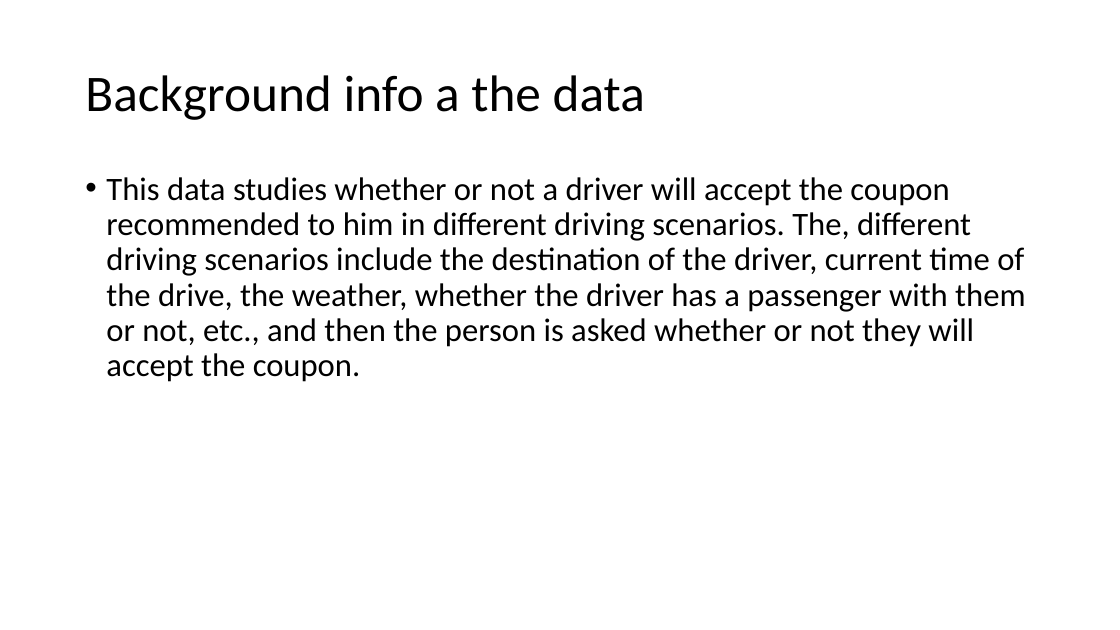
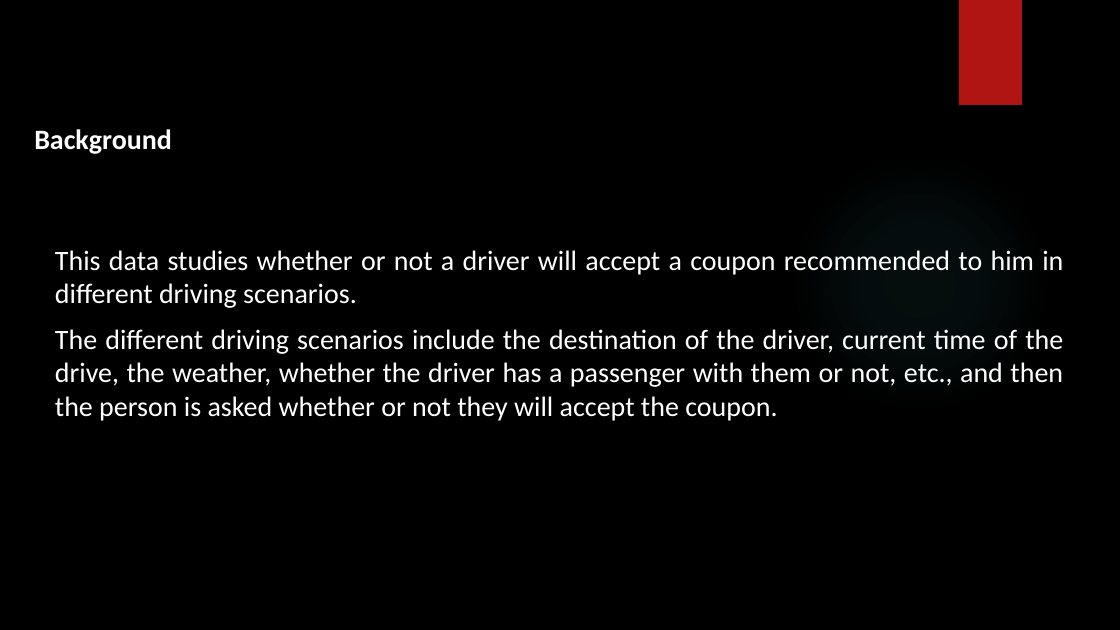
Before and after one commit to Oruka01/Coupon-recommendation-predictions, a slide deck: slide 1 of Presentation/Presentation slide.pptx (slide 4 before the commit). Drawn at 1120x630 pixels with LibreOffice and Linux fonts; fonts in the diff are those of the drawing; background and template pictures are left out. Boxes give left, top, right and bottom in pixels: in the first picture for what was removed or moved away, otherwise in the second. Text is boxed around its words. In the diff, an @@ line names an element or a change of style, - is before the commit and + after.

```diff
--- a/Presentation/Presentation slide.pptx
+++ b/Presentation/Presentation slide.pptx
@@ background #FFFFFF to picture (left out) @@
@@ rectangle added at [959, 0, 1022, 105], fill #B01513 @@
@@ title removed at [85, 75, 645, 120] @@
-Background info a the data
@@ text added at [34, 129, 172, 154], 24 pt, text #FFFFFF, bold @@
+Background
@@ text "This data studies whether or ..." at [55, 250, 1063, 421]: vertical alignment top to middle @@
@@ ellipse added at [791, 154, 1049, 413], fill gradient #50B9C1 @@
@@ text at [55, 250, 1063, 421]: text changed; size 28 to 24 pt; text colour #000000 to #FFFFFF @@
-• This data studies whether or not a driver will accept the coupon recommended to him in different driving scenarios. The, different driving scenarios include the destination of the driver, current time of the drive, the weather, whether the driver has a passenger with them or not, etc., and then the person is asked whether or not they will accept the coupon.
+This data studies whether or not a driver will accept a coupon recommended to him in different driving scenarios.
+The different driving scenarios include the destination of the driver, current time of the drive, the weather, whether the driver has a passenger with them or not, etc., and then the person is asked whether or not they will accept the coupon.
```
Also in this commit, not shown: 8 other slides changed, 4 slides added, 5 slides removed.
